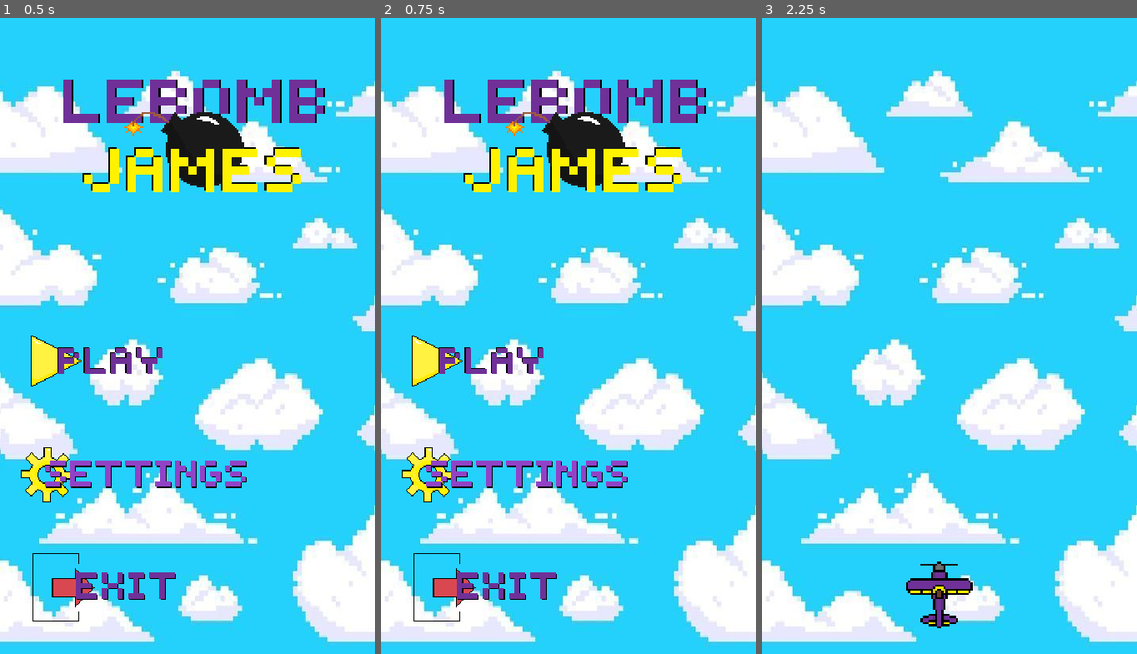
Above: before the commit, frames 1-3 (left to right).
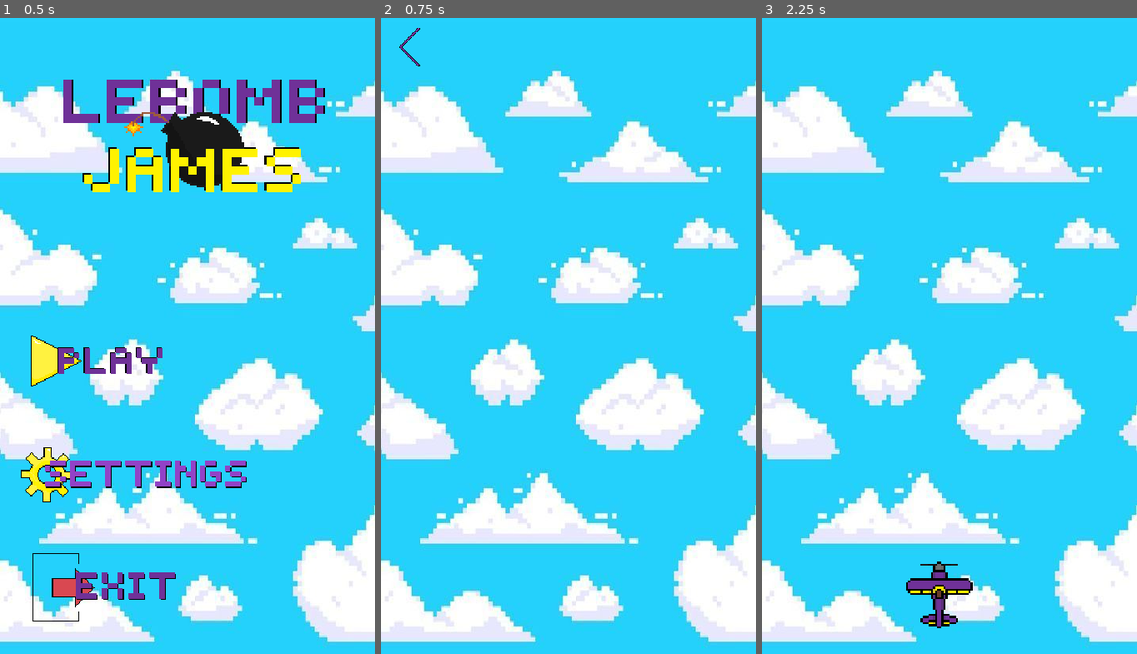
Above: after the commit, the same moments.

Repository: edmundyu2008/LeBombJames
Game: Godot game, scene res://UI/main_menu.tscn
Same seed, same stepped clock (60 frames per second), same inputs: the game is played once before the commit and once after it.
Inputs (mouse positions are in pixels of both pictures, inside the frame that each line leads up to):
- Up to frame 1 (0.5 s): no input
- Up to frame 2 (0.75 s): click (516, 475) at 0.5 s
- Up to frame 3 (2.25 s): click (788, 43) at 1.27 s; click (867, 361) at 2 s

Frame 1 is identical in both runs. In frame 2, 9.5% of the frame differs, in the area x 4-87%, y 1-95%; in frame 3, nothing differs.

Commit message:
9999999999999

Diff:
--- a/UI/MainMenu.gd
+++ b/UI/MainMenu.gd
@@ -10,7 +10,8 @@
 
 
 func _on_settings_button_pressed():
-	get_tree().change_scene_to_file("res://settings.tscn")
+	get_tree().change_scene_to_file("res://UI/settings.tscn")
+
 
 
 func _on_exit_button_pressed():
--- a/UI/settings.gd
+++ b/UI/settings.gd
@@ -3,4 +3,4 @@
 
 
 func _on_back_button_settings_pressed():
-	get_tree().change_scene_to_file("res://main_menu.tscn")
+	get_tree().change_scene_to_file("res://UI/main_menu.tscn")
